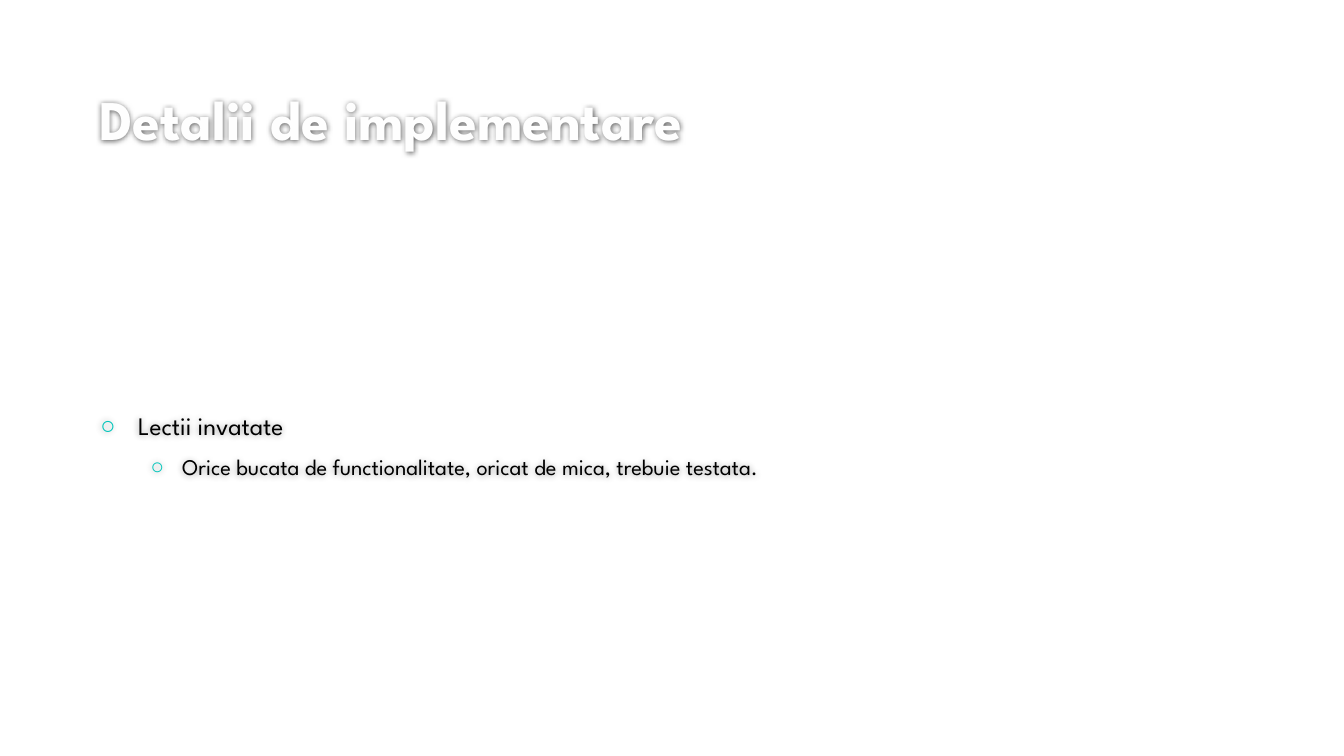
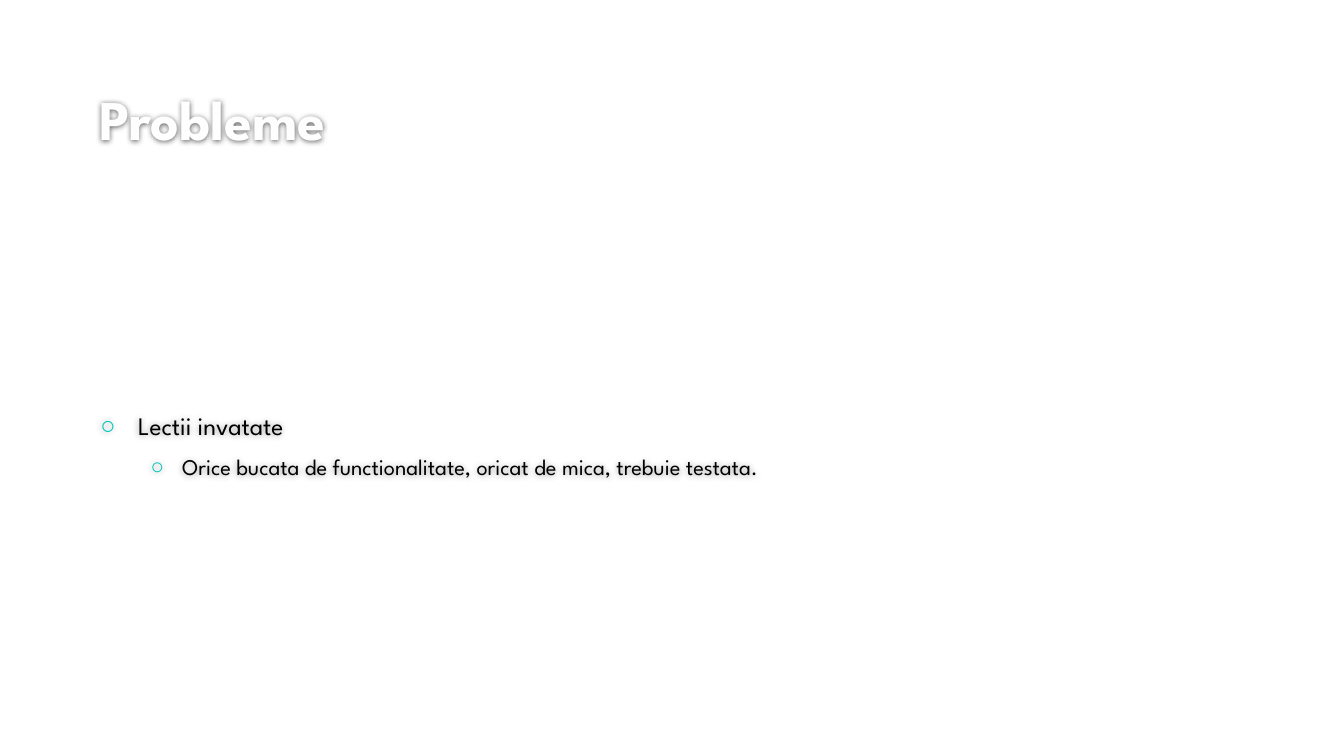
Before and after one commit to dutualincalin/Licenta_Password-Manager, a slide deck: slide 13 of Prezentare Milestone.pptx (slide 12 before the commit). Drawn at 1344x756 pixels with LibreOffice and Linux fonts; fonts in the diff are those of the drawing; background and template pictures are left out. Boxes give left, top, right and bottom in pixels: in the first picture for what was removed or moved away, otherwise in the second. Text is boxed around its words. In the diff, an @@ line names an element or a change of style, - is before the commit and + after.

```diff
--- a/Prezentare Milestone.pptx
+++ b/Prezentare Milestone.pptx
@@ title at bbox=[99, 102, 325, 143]: text changed @@
-Detalii de implementare
+Probleme
```
Also in this commit, not shown: 6 other slides changed, 3 slides added, 4 slides removed, 23 other files.
